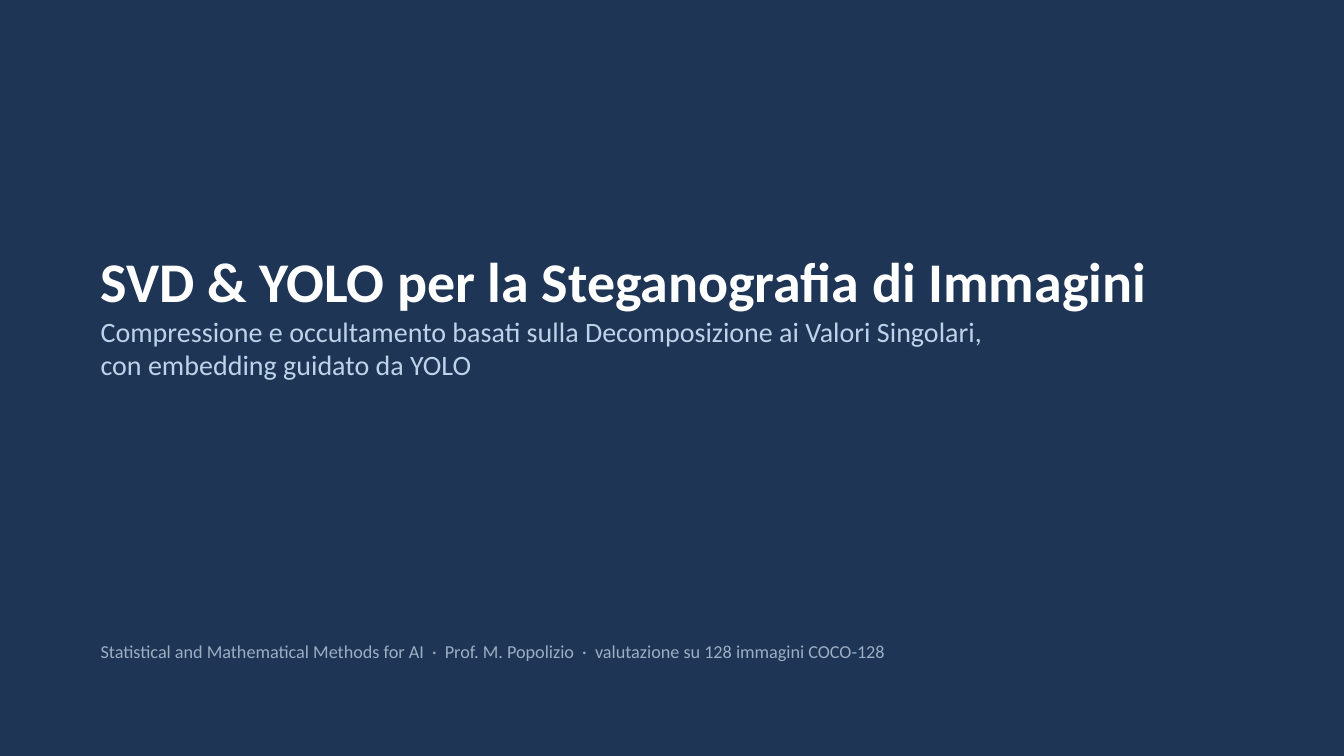
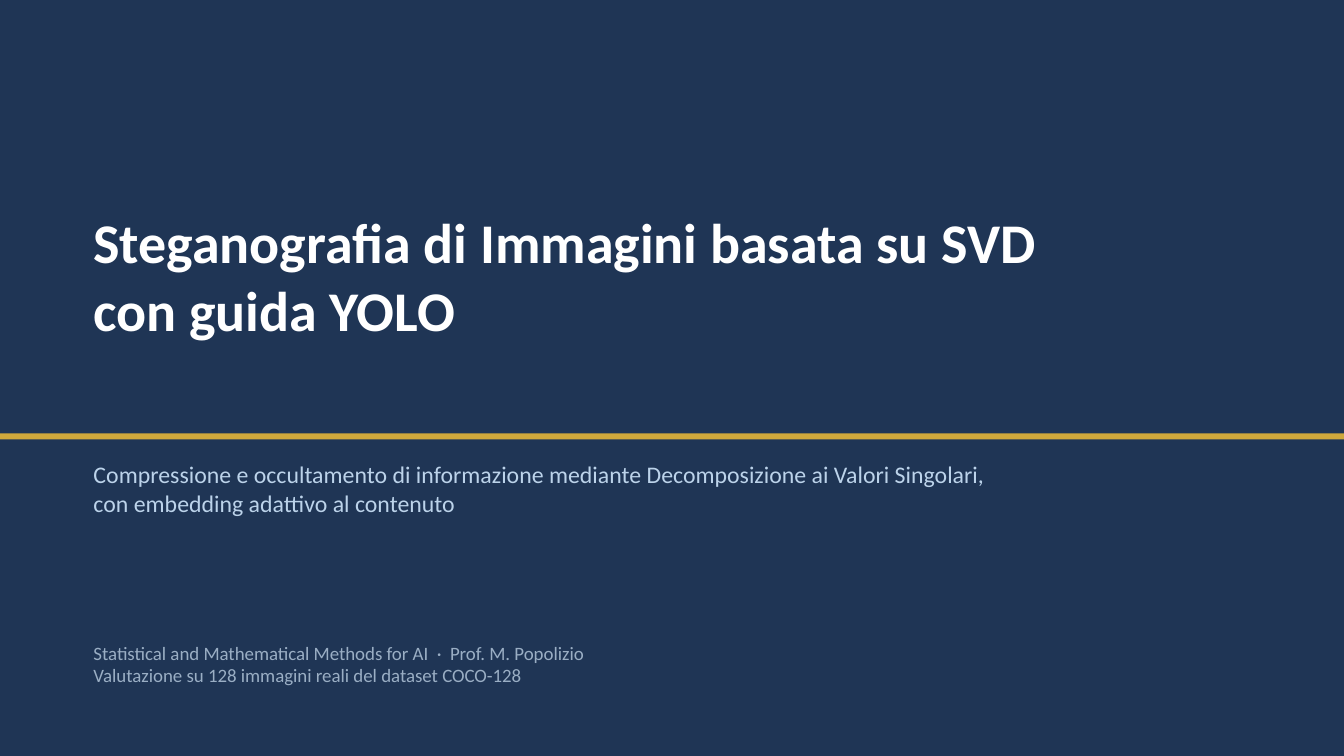
Before and after one commit to elmachico01/SVD_Claude, a slide deck: slide 1 of docs/presentazione.pptx. Drawn at 1344x756 pixels with LibreOffice and Linux fonts; fonts in the diff are those of the drawing. Boxes give left, top, right and bottom in pixels: in the first picture for what was removed or moved away, otherwise in the second. Text is boxed around its words. In the diff, an @@ line names an element or a change of style, - is before the commit and + after.

```diff
--- a/docs/presentazione.pptx
+++ b/docs/presentazione.pptx
@@ rectangle at bbox=[0, 0, 1344, 756]: shadow off @@
@@ text at bbox=[93, 223, 1035, 341]: text changed; size 20 to 40 pt; text colour #BCD3EA to #FFFFFF; bold on @@
-SVD & YOLO per la Steganografia di Immagini
-Compressione e occultamento basati sulla Decomposizione ai Valori Singolari,
-con embedding guidato da YOLO
+Steganografia di Immagini basata su SVD
+con guida YOLO
@@ rectangle added at bbox=[0, 434, 1344, 440], fill #CFA83C @@
@@ text added at bbox=[93, 466, 984, 516], 17 pt, text #BCD3EA @@
+Compressione e occultamento di informazione mediante Decomposizione ai Valori Singolari,
+con embedding adattivo al contenuto
@@ text at bbox=[93, 647, 583, 685]: text changed; size 13 to 13.5 pt @@
-Statistical and Mathematical Methods for AI · Prof. M. Popolizio · valutazione su 128 immagini COCO-128
+Statistical and Mathematical Methods for AI · Prof. M. Popolizio
+Valutazione su 128 immagini reali del dataset COCO-128
```
Also in this commit, not shown: 7 other slides changed, 5 slides added, 8 slides removed, 5 other files.
